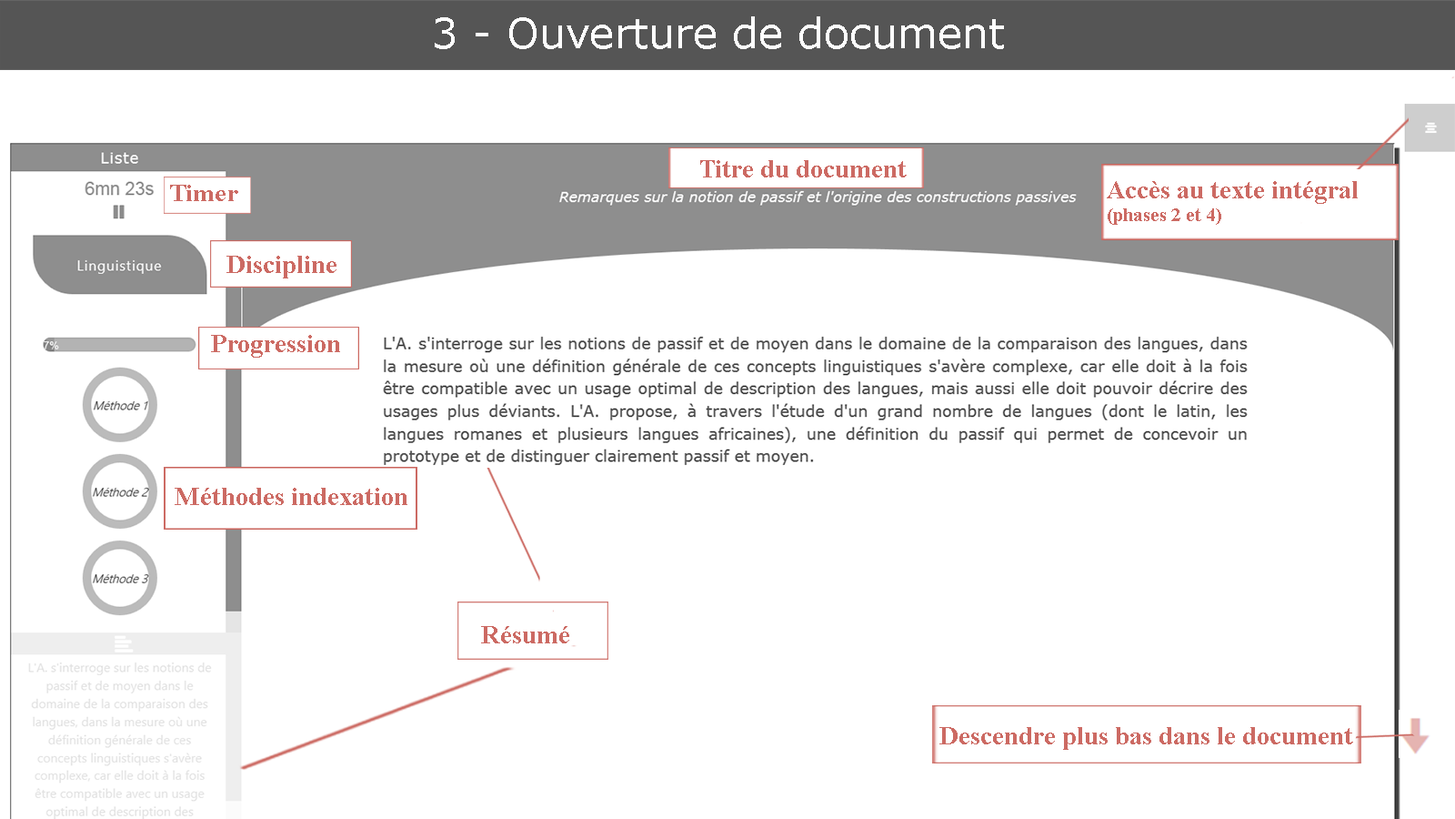
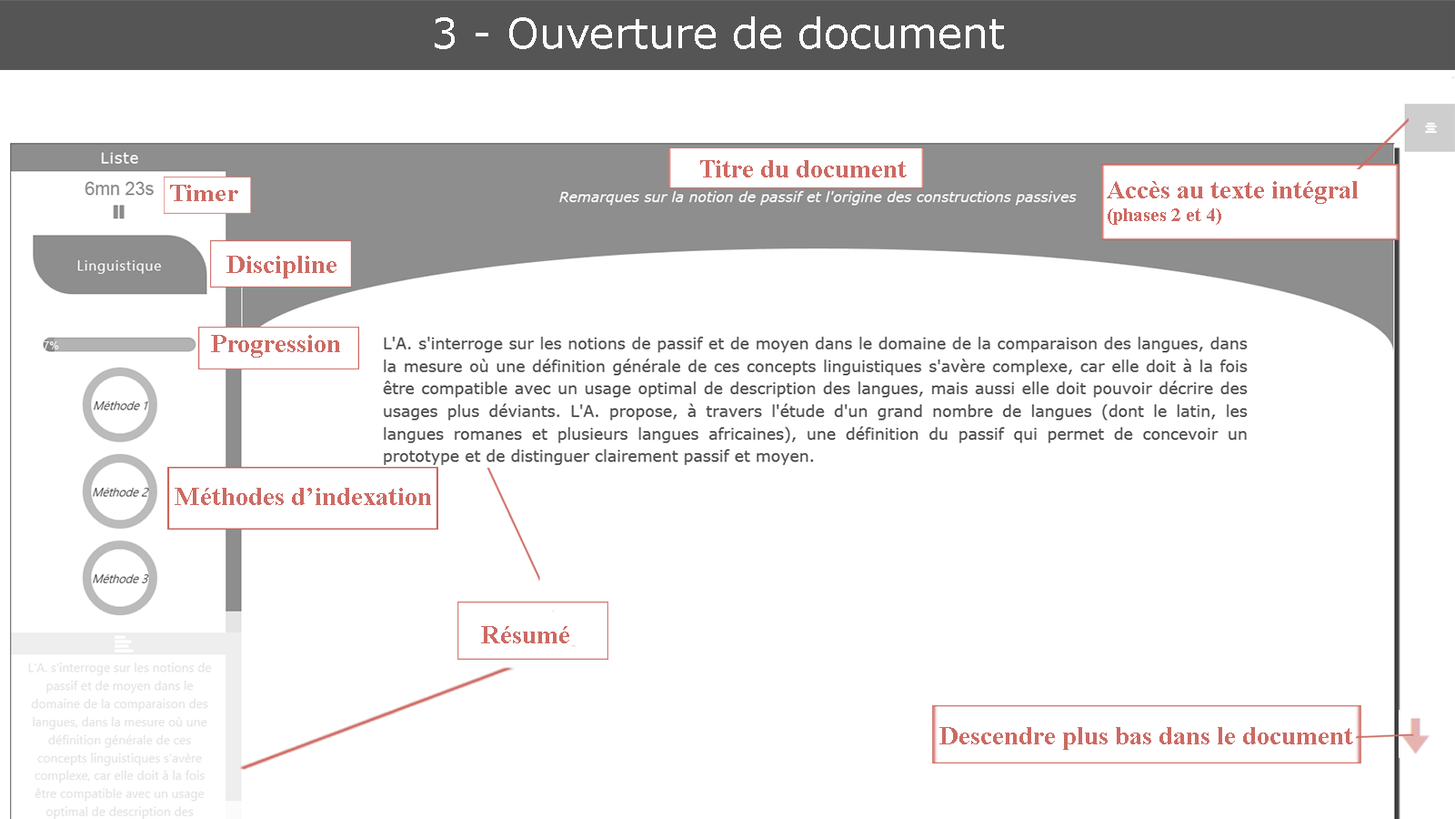
Layers edited between the first and the second 1455×819 image:
painted on "methodes" (1st of 2) over [291, 487, 432, 505]
painted on "methodes" (2nd of 2) over [163, 466, 439, 530]
